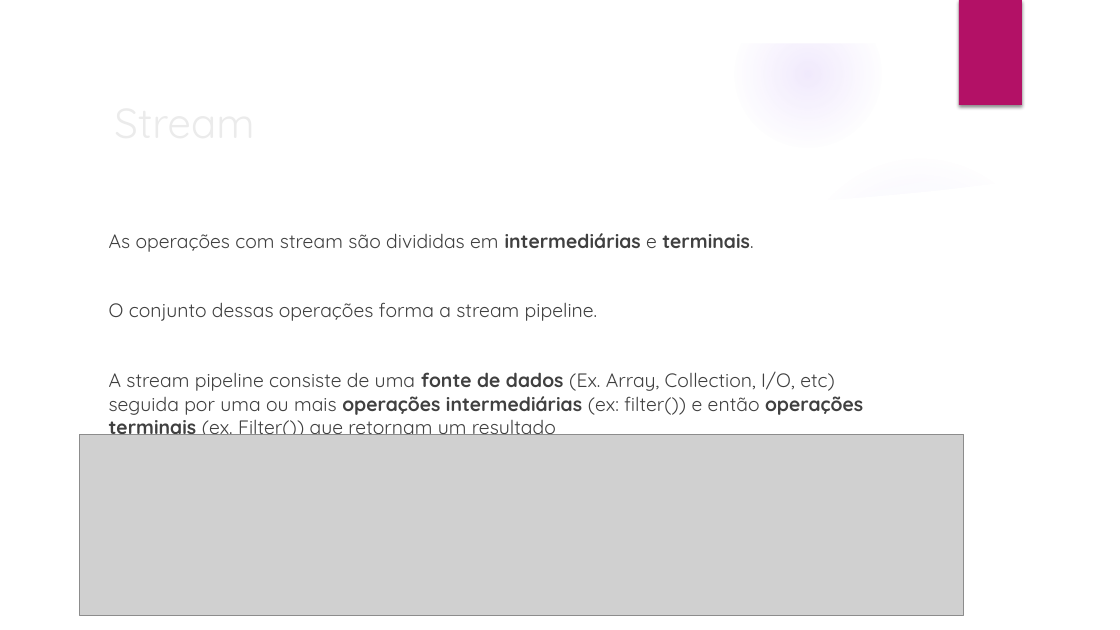
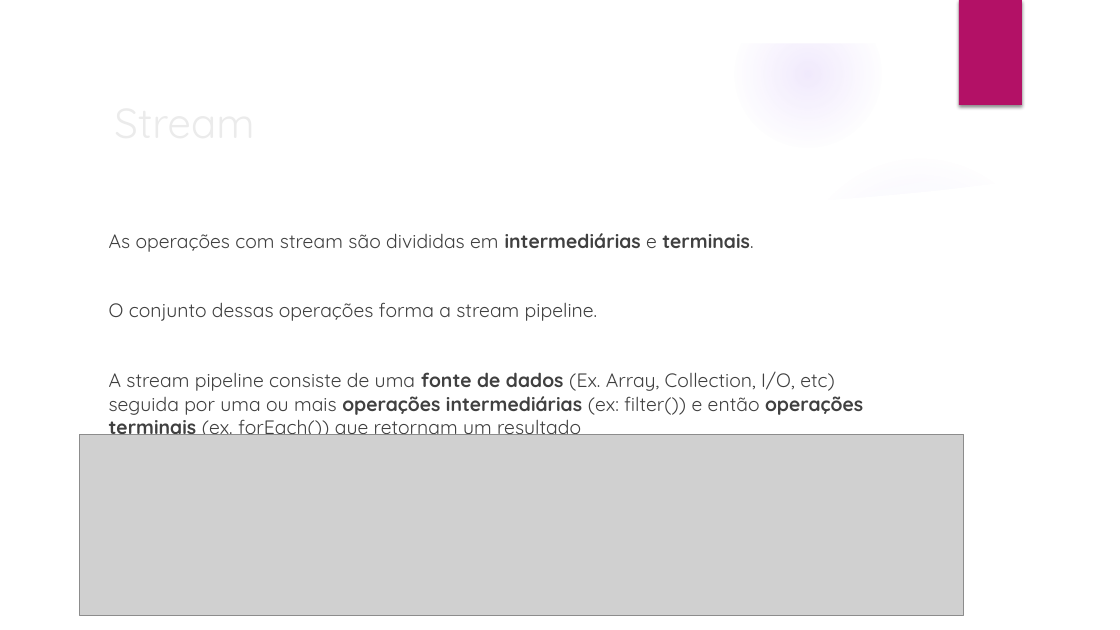
Before and after one commit to meninas-em-ti/Java8-features, a slide deck: slide 4 of Java Streams.pptx. Drawn at 1120x630 pixels with LibreOffice and Linux fonts; fonts in the diff are those of the drawing; grey boxes stand for pictures; background and template pictures are left out. Boxes give left, top, right and bottom in pixels: in the first picture for what was removed or moved away, otherwise in the second. Text is boxed around its words. In the diff, an @@ line names an element or a change of style, - is before the commit and + after.

Commit message:
update slide operacoes terminais - forEach

```diff
--- a/Java Streams.pptx
+++ b/Java Streams.pptx
@@ text at (x1=109, y1=372, x2=863, y2=440): text changed @@
-A stream pipeline consiste de uma fonte de dados (Ex. Array, Collection, I/O, etc) seguida por uma ou mais operações intermediárias (ex: filter()) e então operações terminais (ex. Filter()) que retornam um resultado
+A stream pipeline consiste de uma fonte de dados (Ex. Array, Collection, I/O, etc) seguida por uma ou mais operações intermediárias (ex: filter()) e então operações terminais (ex. forEach()) que retornam um resultado
```
